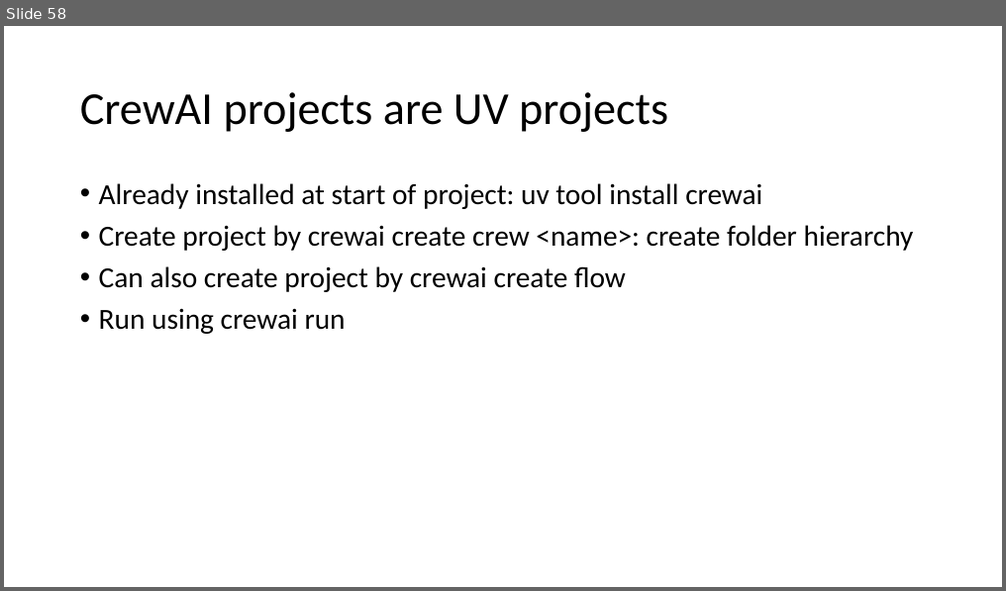
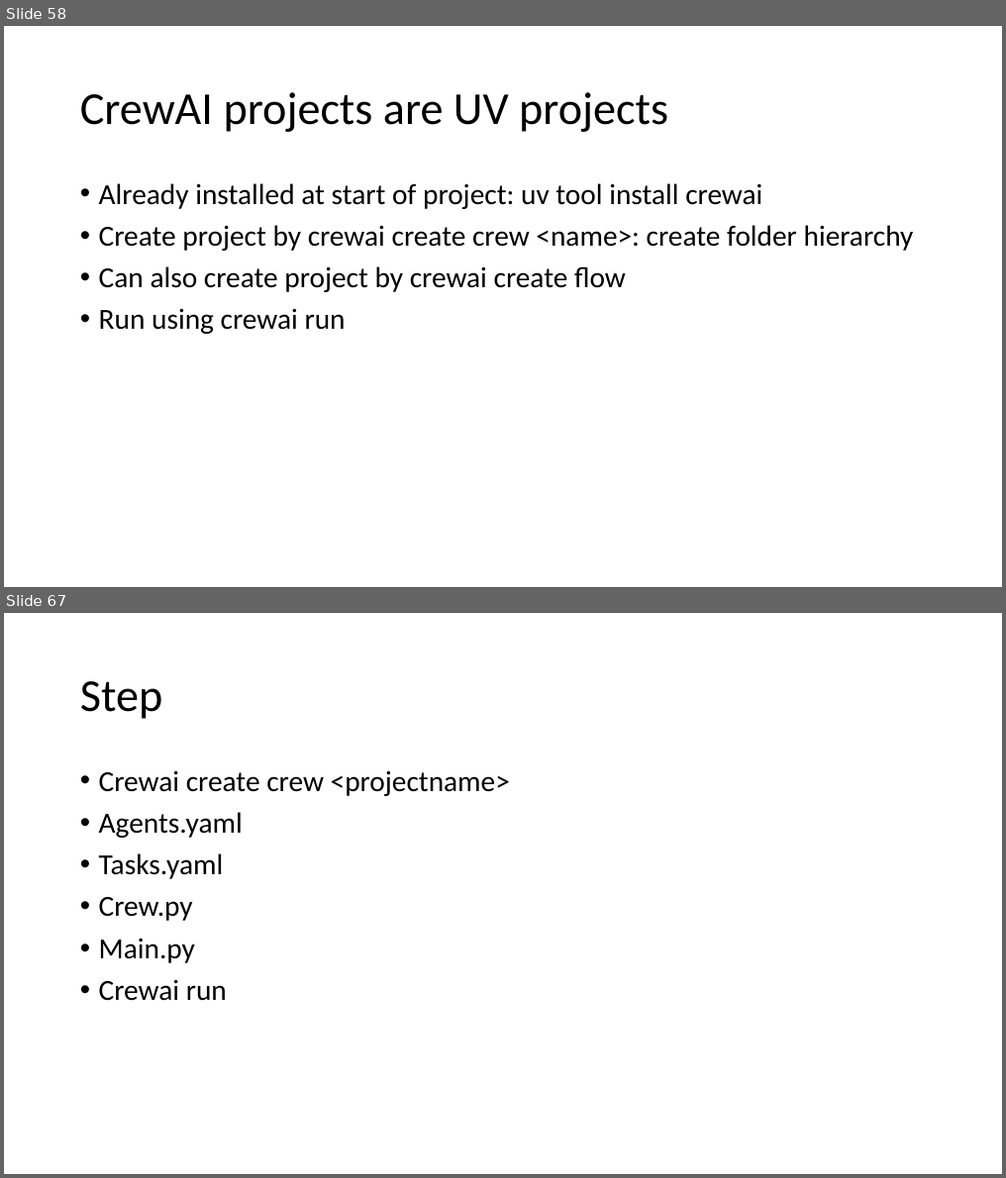
Before and after one commit to kindaichinisan/agents, a slide deck: wj_folder/AI Engineer Agentic Track.pptx. Shown one above the other, each under a label of ours: slide 58 before the commit, slides 58 and 67 after it; the slides between them are not shown. The pictures are 1006x591 and 1006x1178 pixels, drawn with LibreOffice and Linux fonts; fonts in the diff are those of the drawing. Boxes give left, top, right and bottom in pixels: in the first picture for what was removed or moved away, otherwise in the second. Text is boxed around its words. In the diff, an @@ line names an element or a change of style, - is before the commit and + after.

```diff
--- a/wj_folder/AI Engineer Agentic Track.pptx
+++ b/wj_folder/AI Engineer Agentic Track.pptx
@@ slide 67 added at box(4, 613, 1002, 1174), background #FFFFFF @@
@@ title added at box(80, 681, 162, 719), 44 pt, text #000000 @@
+Step
@@ text added at box(99, 770, 510, 1001), 28 pt, text #000000 @@
+• Crewai create crew <projectname>
+• Agents.yaml
+• Tasks.yaml
+• Crew.py
+• Main.py
+• Crewai run
```
Also in this commit, not shown: 13 other slides added, 4 other files.
